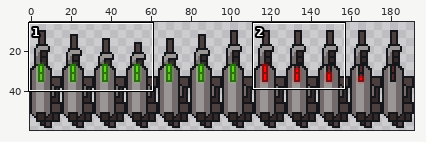
Sprite sheet: App/app/src/main/res/mipmap-xxxhdpi/laser1_strip12_left.png. The first picture is a wide view before the edit; the outline marks the close-up.
Close-up. Before the commit:
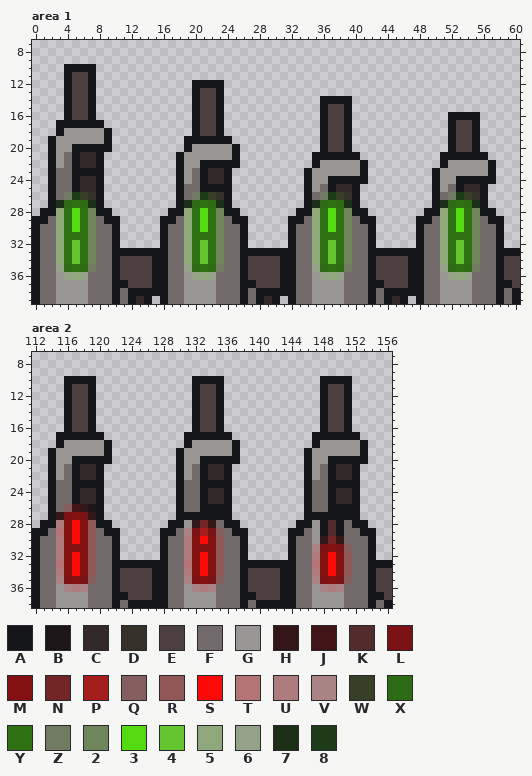
The file is 192x60 pixels. Colours within 5 levels of each other are drawn and written as one. Shown: area 1: x 0..60, y 7..39; area 2: x 112..156, y 7..38. The wide view leaves out empty margins. The commit also changed other parts of the picture, which this record leaves out.
Palette (. is transparent): A #141619  B #1c1619  C #342929  D #353028  E #4b3f3f  F #736b6b  G #9b9696  H #321517  J #401416  K #522c2c  L #7a1113  M #841112  N #732626  P #a51c1c  Q #855f5f  R #915656  S #ff0808  T #b37575  U #ae7c7c  V #a88484  W #374026  X #2c6a14  Y #2f7213  Z #707b61  2 #6e865a  3 #55db11  4 #64c52e  5 #8fa97d  6 #94a287  7 #1b2f17  8 #1e3b17
Pixels before, area 1, first column x 0:
10 ....AAAA.....................................................
11 ....AEEA.....................................................
12 ....AEEA............AAAA.....................................
13 ....AEEA............AEEA.....................................
14 ....AEEA............AEEA............AAAA.....................
15 ....AEEA............AEEA............AEEA.....................
16 ....AEEA............AEEA............AEEA............AAAA.....
17 ...AAAAAA...........AEEA............AEEA............AEEA.....
18 ...AGGGGGA..........AEEA............AEEA............AEEA.....
19 ..AGGGGGGA.........AAAAAA...........AEEA............AEEA.....
20 ..AGGAAAAA.........AGGGGGA..........AEEA............AEEA.....
21 ..AGFACCA.........AGGGGGGA.........AAAAAA..........AAAAAA....
22 ..AGFACCA.........AGGAAAAA.........AGGGGGA.........AGGGGGA...
23 ..AFFAAAA.........AGFACCA.........AGGGGGGA........AGGGGGGA...
24 ..AFFACCA.........AGFACCA.........AGGAAAAA........AGGAAAAA...
25 ..AFFACCA.........AFFAAAA.........AGFACCA.........AGFACCA....
26 ..AFZ8WDA.........AFZ8WDA.........AFZ8WDA.........AFZ8WDA....
27 ..A7XYX7A.........A7XYX7A.........A7XYX7A.........A7XYX7A....
28 .AA5Y3Y2AA.......AA5Y3Y2AA.......AA5Y3Y2AA.......AA5Y3Y2AA...
29 AAF5Y3Y2FAA.....AAF5Y3Y2FAA.....AAF5Y3Y2FAA.....AAF5Y3Y2FAA..
30 AFF5Y3Y2FFA.....AFF5Y3Y2FFA.....AFF5Y3Y2FFA.....AFF5Y3Y2FFA..
31 AFF5YYY2FFA.....AFF5YYY2FFA.....AFF5YYY2FFA.....AFF5YYY2FFA..
32 AFF5Y4Y2FFA.....AFF5Y4Y2FFA.....AFF5Y4Y2FFA.....AFF5Y4Y2FFA..
33 AFF5Y4Y2FFAAAAAAAFF5Y4Y2FFAAAAAAAFF5Y4Y2FFAAAAAAAFF5Y4Y2FFAAA
34 AFF5Y4Y2FFAEEEEAAFF5Y4Y2FFAEEEEAAFF5Y4Y2FFAEEEEAAFF5Y4Y2FFAEE
35 AFF6XYXZFFAEEEEAAFF6XYXZFFAEEEEAAFF6XYXZFFAEEEEAAFF6XYXZFFAEE
36 AFFG656FFFAEEEEAAFFG656FFFAEEEEAAFFG656FFFAEEEEAAFFG656FFFAEE
37 AFFGGGGFFFAAEEEAAFFGGGGFFFAAEEEAAFFGGGGFFFAAEEEAAFFGGGGFFFAAE
38 AFFGGGGFFFAFAAAAAFFGGGGFFFAFAAAAAFFGGGGFFFAFAAAAAFFGGGGFFFAFA
39 AFFGGGGFFFAFACA.AFFGGGGFFFAFACA.AFFGGGGFFFAFACA.AFFGGGGFFFAFA
Pixels before, area 2, first column x 112:
10 ....AAAA............AAAA............AAAA.....
11 ....AEEA............AEEA............AEEA.....
12 ....AEEA............AEEA............AEEA.....
13 ....AEEA............AEEA............AEEA.....
14 ....AEEA............AEEA............AEEA.....
15 ....AEEA............AEEA............AEEA.....
16 ....AEEA............AEEA............AEEA.....
17 ...AAAAAA..........AAAAAA..........AAAAAA....
18 ...AGGGGGA.........AGGGGGA.........AGGGGGA...
19 ..AGGGGGGA........AGGGGGGA........AGGGGGGA...
20 ..AGGAAAAA........AGGAAAAA........AGGAAAAA...
21 ..AGFACCA.........AGFACCA.........AGFACCA....
22 ..AGFACCA.........AGFACCA.........AGFACCA....
23 ..AFFAAAA.........AFFAAAA.........AFFAAAA....
24 ..AFFACCA.........AFFACCA.........AFFACCA....
25 ..AFFACCA.........AFFACCA.........AFFACCA....
26 ..AFQJHBA.........AFFAAAA.........AFFAAAA....
27 ..AHLMLHA.........AAAAAAA.........AAAAAAA....
28 .AAUMSMRAA.......AAGHNHFAA.......AAGAKAFAA...
29 AAFTMSMRFAA.....AAFVLPLQFAA.....AAFGAKAFFAA..
30 AFFUMSMRFFA.....AFFUMSMRFFA.....AFFGHNHFFFA..
31 AFFUMMMRFFA.....AFFUMMMRFFA.....AFFVLMLQFFA..
32 AFFUMSMRFFA.....AFFUMSMRFFA.....AFFUMSMRFFA..
33 AFFTMSMRFFAAAAAAAFFTMSMRFFAAAAAAAFFTMSMRFFAAA
34 AFFUMSMRFFAEEEEAAFFUMSMRFFAEEEEAAFFUMSMRFFAEE
35 AFFVLMLQFFAEEEEAAFFVLMLQFFAEEEEAAFFVLMLQFFAEE
36 AFFGVUVFFFAEEEEAAFFGVUVFFFAEEEEAAFFGVUVFFFAEE
37 AFFGGGGFFFAAEEEAAFFGGGGFFFAAEEEAAFFGGGGFFFAAE
38 AFFGGGGFFFAFAAAAAFFGGGGFFFAFAAAAAFFGGGGFFFAFA
New version:
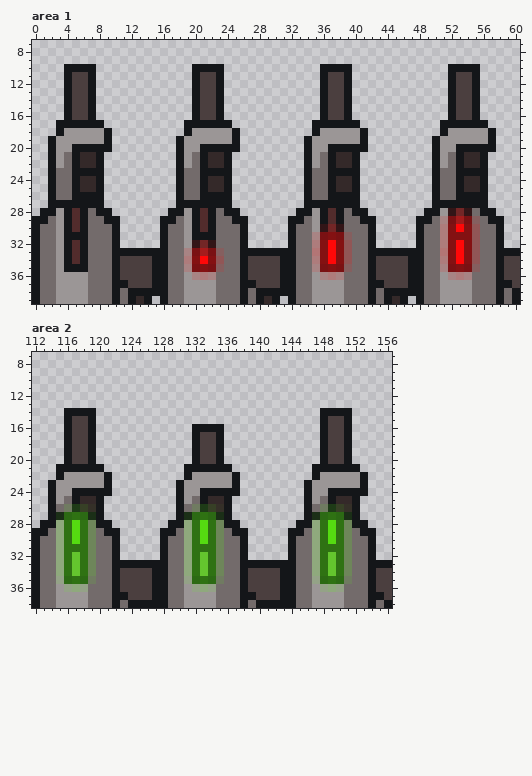
Difference:
Changed rows in their new state; - is an unchanged pixel.
Area 1:
first column x 3:
10 -----------------AAAA------------AAAA------------AAAA--
11 -----------------AEEA------------AEEA------------AEEA--
12 ------------------EE-------------AEEA------------AEEA--
13 ---------------------------------AEEA------------AEEA--
14 ----------------------------------EE-------------AEEA--
15 -------------------------------------------------AEEA--
16 --------------------------------------------------EE---
17 ----------------A-AA-A----------A-AA-A----------A-AA-A-
18 ----------------AGGGGGA---------AGGGGGA---------AGGGGGA
19 ---------------AGGGGGGA--------AGGGGGGA--------AGGGGGGA
20 ---------------AG-AAAA---------AGGAA-AA--------AGGAA-AA
21 -----------------FACCA.--------AGF-CC----------AGF-CC--
22 -----------------F-CC-.--------AGFACCA.--------AGFACCA.
23 ----------------F--AA-----------FFAAAA.---------FFAAAA.
24 ----------------F---------------FF-CC-.---------FF-CC-.
25 -------------------CC-----------F---------------F------
26 -FAAA------------FAAA------------FAAA------------FAAA--
27 AAAAA-----------AAAAA-----------AAAAA-----------AAAAA--
28 GAKAF-----------GAKAF-----------GAKAF-----------GHNHF--
29 GAKAF-----------GAKAF-----------GAKAF-----------VLPLQ--
30 GAKAF-----------GAKAF-----------GHNHF-----------UMSMR--
31 GAAAF-----------GAAAF-----------VLMLQ-----------UMMMR--
32 GAKAF-----------GHNHF-----------UMSMR-----------UMSMR--
33 GAKAF-----------VLPLQ-----------TMSMR-----------TMSMR--
34 GAKAF-----------UMSMR-----------UMSMR-----------UMSMR--
35 GAAAF-----------VLMLQ-----------VLMLQ-----------VLMLQ--
36 -GGG-------------VUV-------------VUV-------------VUV---
Area 2:
first column x 114:
10 --....------------....------------....--
11 --....------------....------------....--
12 --....------------....------------....--
13 --....------------....------------....--
14 ---AA-------------....-------------AA---
15 ------------------....------------------
16 -------------------AA-------------------
17 -.-EE-.----------.-EE-.----------.-EE-.-
18 -.AEEA..---------.AEEA..---------.AEEA..
19 ..AEEA..--------..AEEA..--------..AEEA..
20 ..AEE-..--------..AEE-..--------..AEE-..
21 .AA-AA----------.AA-AA----------.AA-AA--
22 .AGGGGGA--------.AGGGGGA--------.AGGGGGA
23 -GGGGGGA---------GGGGGGA---------GGGGGGA
24 -GG-AA-A---------GG-AA-A---------GG-AA-A
25 -G---------------G---------------G------
26 --Z8WD------------Z8WD------------Z8WD--
27 -7XYX7-----------7XYX7-----------7XYX7--
28 -5Y3Y2-----------5Y3Y2-----------5Y3Y2--
29 -5Y3Y2-----------5Y3Y2-----------5Y3Y2--
30 -5Y3Y2-----------5Y3Y2-----------5Y3Y2--
31 -5YYY2-----------5YYY2-----------5YYY2--
32 -5Y4Y2-----------5Y4Y2-----------5Y4Y2--
33 -5Y4Y2-----------5Y4Y2-----------5Y4Y2--
34 -5Y4Y2-----------5Y4Y2-----------5Y4Y2--
35 -6XYXZ-----------6XYXZ-----------6XYXZ--
36 --656-------------656-------------656---
